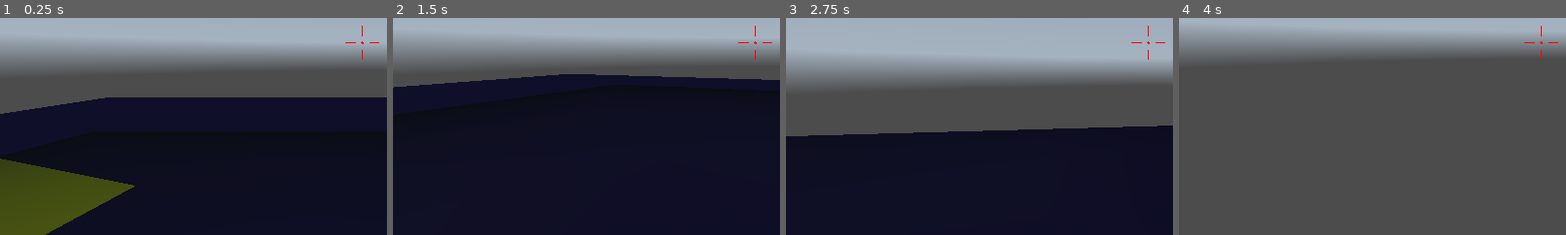
Above: before the commit, frames 1-4 (left to right).
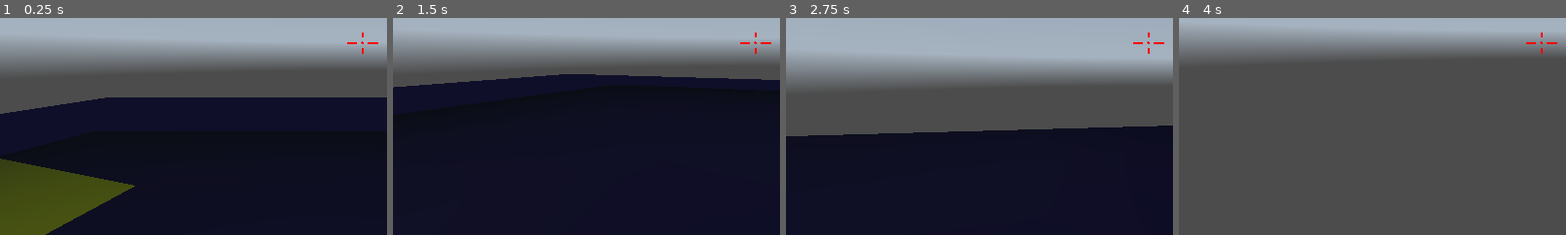
Above: after the commit, the same moments.

Repository: Kwro91/Tuto-Fps-Godot
Game: Godot game, scene res://Scenes/level_01.tscn
Same seed, same stepped clock (60 frames per second), same inputs: the game is played once before the commit and once after it. A sky picture missing from this copy of the repository is replaced by a grey-blue gradient.
Inputs (mouse positions are % of the whole screen's width and height, from its top left):
- Up to frame 1 (0.25 s): no input
- Up to frame 2 (1.5 s): move the mouse to (55, 50) at 0.52 s; hold C (crouch) 0.53-1.28 s; hold W (move_forward) from 0.53 s (still down); tap Space (jump) at 0.77 s; move the mouse to (45, 50) at 1.27 s; tap C (crouch) at 1.35 s
- Up to frame 3 (2.75 s): keep holding W (move_forward); tap Space (jump) at 1.52 s; move the mouse to (52, 48) at 2.02 s; hold C (crouch) from 2.03 s (still down)
- Up to frame 4 (4 s): keep holding W (move_forward); move the mouse to (49, 52) at 2.77 s; release C (crouch) at 2.78 s; tap C (crouch) at 2.85 s; tap Space (jump) at 3.02, 3.77 s; move the mouse to (57, 51) at 3.52 s; hold C (crouch) from 3.53 s (still down)
The pictures show only the part of the screen within x 2-51%, y 41-91%; the shares and areas given below are measured in that part.

The runs differ from the first frame. In frame 1, less than 0.1% of the frame differs, in the area x 89-98%, y 3-20%; in frame 2, less than 0.1%; in frame 3, less than 0.1%; in frame 4, less than 0.1%.

Commit message:
add reticle + debug panel

Diff:
--- /dev/null
+++ b/Controller/scripts/debug_panel.gd
@@ -0,0 +1,14 @@
+extends PanelContainer
+
+# Called when the node enters the scene tree for the first time.
+func _ready():
+	visible = false
+
+func _input(event):
+	if event.is_action_pressed("debug"):
+		visible = !visible
+#
+#func _add_debug_property(title : String, value):
+	#property = Label.new()
+	#property_container.add_child(property)
+	#property.name = title
--- a/Controller/scripts/fps_controller.gd
+++ b/Controller/scripts/fps_controller.gd
@@ -1,5 +1,7 @@
 extends CharacterBody3D
 
+@export var HP : int = 100
+@export var Armor : int = 0
 @export var SPEED : float = 5.0
 @export var SPEED_CROUCH : float = 2.0
 @export var JUMP_VELOCITY : float = 4.5
--- a/Controller/scripts/reticle.gd
+++ b/Controller/scripts/reticle.gd
@@ -3,61 +3,63 @@
 @export var DOT_RADIUS : float = 2.0
 @export var DOT_COLOR : Color = Color.RED
 
-@export var LineTop : Line2D
-@export var LineBot : Line2D
-@export var LineRight : Line2D
-@export var LineLeft : Line2D
+@export var PLAYER_CONTROLLER : CharacterBody3D
+@export var LINE_TOP : Line2D
+@export var LINE_BOT : Line2D
+@export var LINE_RIGHT : Line2D
+@export var LINE_LEFT : Line2D
 
-@export var DOT_DISTANCE : float = 10.0
-@export var LINE_LENGHT : float = 15.0
+@export var DOT_DISTANCE : float = 8.0
+@export var LINE_LENGHT_TB : float = 8.0
+@export var LINE_LENGHT_LR : float = 15.0
 @export var LINE_WIDTH = 2
 
 var _TopStart = Vector2(0.0, DOT_DISTANCE)
-var _TopEnd = Vector2(0.0, DOT_DISTANCE + LINE_LENGHT)
+var _TopEnd = Vector2(0.0, DOT_DISTANCE + LINE_LENGHT_TB)
 
 var _BotStart = Vector2(0.0, -DOT_DISTANCE)
-var _BotEnd = Vector2(0.0, -DOT_DISTANCE - LINE_LENGHT)
+var _BotEnd = Vector2(0.0, -DOT_DISTANCE - LINE_LENGHT_TB)
 
 var _RightStart = Vector2(DOT_DISTANCE, 0.0)
-var _RightEnd = Vector2(DOT_DISTANCE + LINE_LENGHT, 0.0)
+var _RightEnd = Vector2(DOT_DISTANCE + LINE_LENGHT_LR, 0.0)
 
 var _LeftStart = Vector2(-DOT_DISTANCE, 0.0)
-var _LeftEnd = Vector2(-DOT_DISTANCE - LINE_LENGHT, 0.0)
+var _LeftEnd = Vector2(-DOT_DISTANCE - LINE_LENGHT_LR, 0.0)
 
 func _set_var():
 	_TopStart = Vector2(0.0, DOT_DISTANCE)
-	_TopEnd = Vector2(0.0, DOT_DISTANCE + LINE_LENGHT)
+	_TopEnd = Vector2(0.0, DOT_DISTANCE + LINE_LENGHT_TB)
 
 	_BotStart = Vector2(0.0, -DOT_DISTANCE)
-	_BotEnd = Vector2(0.0, -DOT_DISTANCE - LINE_LENGHT)
+	_BotEnd = Vector2(0.0, -DOT_DISTANCE - LINE_LENGHT_TB)
 
 	_RightStart = Vector2(DOT_DISTANCE, 0.0)
-	_RightEnd = Vector2(DOT_DISTANCE + LINE_LENGHT, 0.0)
+	_RightEnd = Vector2(DOT_DISTANCE + LINE_LENGHT_LR, 0.0)
 
 	_LeftStart = Vector2(-DOT_DISTANCE, 0.0)
-	_LeftEnd = Vector2(-DOT_DISTANCE - LINE_LENGHT, 0.0)
+	_LeftEnd = Vector2(-DOT_DISTANCE - LINE_LENGHT_LR, 0.0)
 
 func _draw_lines():
 	_set_var()
 	#Handle Color
-	LineTop.default_color = DOT_COLOR
-	LineBot.default_color = DOT_COLOR
-	LineRight.default_color = DOT_COLOR
-	LineLeft.default_color = DOT_COLOR
+	LINE_TOP.default_color = DOT_COLOR
+	LINE_BOT.default_color = DOT_COLOR
+	LINE_RIGHT.default_color = DOT_COLOR
+	LINE_LEFT.default_color = DOT_COLOR
 	#Handle Line
-	LineTop.add_point(_TopStart)
-	LineTop.add_point(_TopEnd)
-	LineBot.add_point(_BotStart)
-	LineBot.add_point(_BotEnd)
-	LineRight.add_point(_RightStart)
-	LineRight.add_point(_RightEnd)
-	LineLeft.add_point(_LeftStart)
-	LineLeft.add_point(_LeftEnd)
+	LINE_TOP.add_point(_TopStart)
+	LINE_TOP.add_point(_TopEnd)
+	LINE_BOT.add_point(_BotStart)
+	LINE_BOT.add_point(_BotEnd)
+	LINE_RIGHT.add_point(_RightStart)
+	LINE_RIGHT.add_point(_RightEnd)
+	LINE_LEFT.add_point(_LeftStart)
+	LINE_LEFT.add_point(_LeftEnd)
 	#Handle Line Width
-	LineTop.width = LINE_WIDTH
-	LineBot.width = LINE_WIDTH
-	LineRight.width = LINE_WIDTH
-	LineLeft.width = LINE_WIDTH
+	LINE_TOP.width = LINE_WIDTH
+	LINE_BOT.width = LINE_WIDTH
+	LINE_RIGHT.width = LINE_WIDTH
+	LINE_LEFT.width = LINE_WIDTH
 
 # Called when the node enters the scene tree for the first time.
 func _ready() -> void:
--- a/Scenes/fps_controller.tscn
+++ b/Scenes/fps_controller.tscn
@@ -1,8 +1,9 @@
-[gd_scene load_steps=11 format=3 uid="uid://b0nne6oy83fho"]
+[gd_scene load_steps=14 format=3 uid="uid://b0nne6oy83fho"]
 
 [ext_resource type="Script" path="res://Controller/scripts/fps_controller.gd" id="1_7erxv"]
 [ext_resource type="PackedScene" uid="uid://bto34gldlxe86" path="res://assets/weapons/SM_SciFi_Weapons_01.fbx" id="2_urkyj"]
 [ext_resource type="Script" path="res://Controller/scripts/reticle.gd" id="3_d6den"]
+[ext_resource type="Script" path="res://Controller/scripts/debug_panel.gd" id="4_0npj8"]
 
 [sub_resource type="CapsuleShape3D" id="CapsuleShape3D_h2r7m"]
 
@@ -98,6 +99,24 @@
 
 [sub_resource type="SphereShape3D" id="SphereShape3D_4u5b8"]
 
+[sub_resource type="StyleBoxFlat" id="StyleBoxFlat_cxicx"]
+bg_color = Color(0.521569, 0.517647, 0.74902, 0.690196)
+border_width_left = 2
+border_width_top = 2
+border_width_right = 2
+border_width_bottom = 2
+corner_radius_top_left = 5
+corner_radius_top_right = 5
+corner_radius_bottom_right = 5
+corner_radius_bottom_left = 5
+
+[sub_resource type="Theme" id="Theme_kxhs2"]
+MarginContainer/constants/margin_bottom = 10
+MarginContainer/constants/margin_left = 10
+MarginContainer/constants/margin_right = 10
+MarginContainer/constants/margin_top = 10
+PanelContainer/styles/panel = SubResource("StyleBoxFlat_cxicx")
+
 [node name="CharacterBody3D" type="CharacterBody3D" node_paths=PackedStringArray("CAMERA_CONTROLLER", "ANIMATIONPLAYER", "CROUCH_SHAPECAST")]
 transform = Transform3D(1, 0, 0, 0, 1, 0, 0, 0, 1, 0, 0.883995, 0)
 script = ExtResource("1_7erxv")
@@ -146,7 +165,7 @@
 grow_vertical = 2
 mouse_filter = 1
 
-[node name="Reticle" type="CenterContainer" parent="UserInterface" node_paths=PackedStringArray("LineTop", "LineBot", "LineRight", "LineLeft")]
+[node name="Reticle" type="CenterContainer" parent="UserInterface" node_paths=PackedStringArray("PLAYER_CONTROLLER", "LINE_TOP", "LINE_BOT", "LINE_RIGHT", "LINE_LEFT")]
 layout_mode = 1
 anchors_preset = 8
 anchor_left = 0.5
@@ -160,10 +179,12 @@
 grow_horizontal = 2
 grow_vertical = 2
 script = ExtResource("3_d6den")
-LineTop = NodePath("TopLine")
-LineBot = NodePath("BotLine")
-LineRight = NodePath("RightLine")
-LineLeft = NodePath("LeftLine")
+PLAYER_CONTROLLER = NodePath("../..")
+LINE_TOP = NodePath("TopLine")
+LINE_BOT = NodePath("BotLine")
+LINE_RIGHT = NodePath("RightLine")
+LINE_LEFT = NodePath("LeftLine")
+LINE_WIDTH = 3
 
 [node name="TopLine" type="Line2D" parent="UserInterface/Reticle"]
 width = 2.0
@@ -177,4 +198,20 @@
 [node name="LeftLine" type="Line2D" parent="UserInterface/Reticle"]
 width = 2.0
 
+[node name="DebugPanel" type="PanelContainer" parent="UserInterface"]
+custom_minimum_size = Vector2(200, 0)
+layout_mode = 0
+offset_left = 10.0
+offset_top = 10.0
+offset_right = 210.0
+offset_bottom = 50.0
+theme = SubResource("Theme_kxhs2")
+script = ExtResource("4_0npj8")
+
+[node name="MarginContainer" type="MarginContainer" parent="UserInterface/DebugPanel"]
+layout_mode = 2
+
+[node name="VBoxContainer" type="VBoxContainer" parent="UserInterface/DebugPanel/MarginContainer"]
+layout_mode = 2
+
 [connection signal="animation_started" from="AnimationPlayer" to="." method="_on_animation_player_animation_started"]
--- a/project.godot
+++ b/project.godot
@@ -53,3 +53,8 @@
 , Object(InputEventKey,"resource_local_to_scene":false,"resource_name":"","device":-1,"window_id":0,"alt_pressed":false …(186 unchanged characters)…
 ]
 }
+debug={
+"deadzone": 0.5,
+"events": [Object(InputEventKey,"resource_local_to_scene":false,"resource_name":"","device":-1,"window_id":0,"alt_pressed":false,"shift_pressed":false,"ctrl_pressed":false,"meta_pressed":false,"pressed":false,"keycode":0,"physical_keycode":96,"key_label":0,"unicode":96,"location":0,"echo":false,"script":null)
+]
+}
